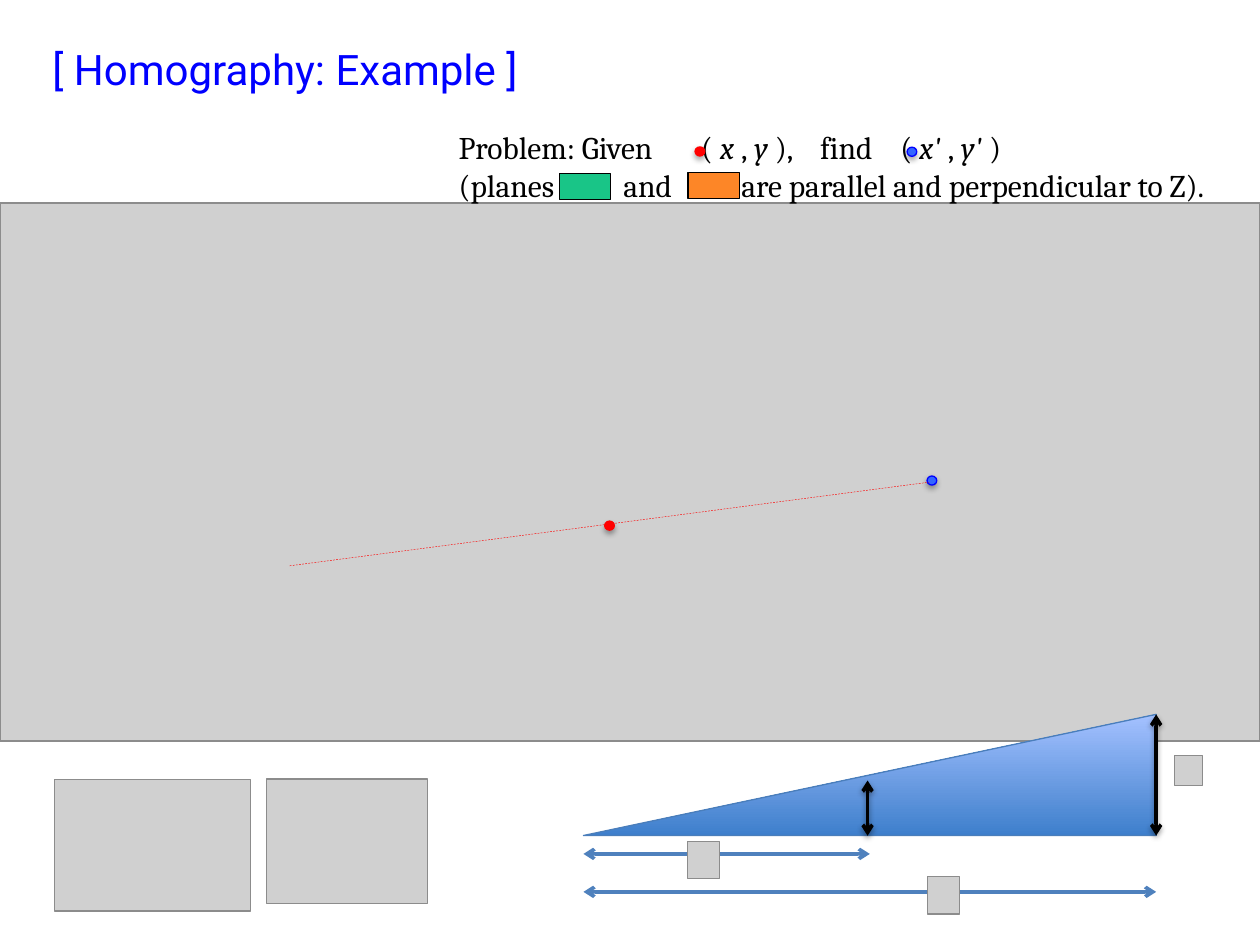
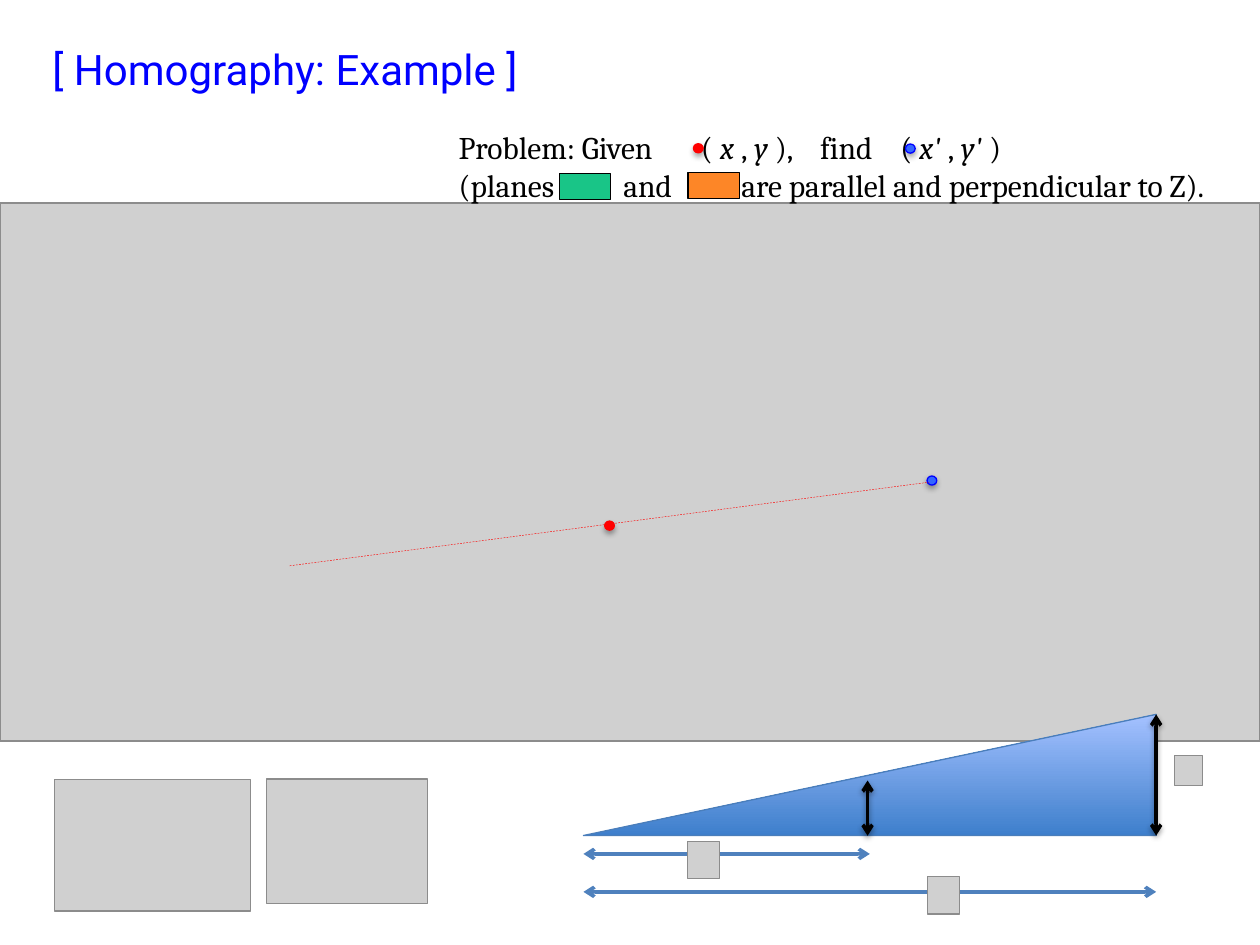
Before and after one commit to domingomery/vision, a slide deck: slide 3 of clases/Cap02_Geometria/presentaciones/CV02_Homography.pptx. Drawn at 1260x945 pixels with LibreOffice and Linux fonts; fonts in the diff are those of the drawing; grey boxes stand for pictures; background and template pictures are left out. Boxes give left, top, right and bottom in pixels: in the first picture for what was removed or moved away, otherwise in the second. Text is boxed around its words. In the diff, an @@ line names an element or a change of style, - is before the commit and + after.

```diff
--- a/clases/Cap02_Geometria/presentaciones/CV02_Homography.pptx
+++ b/clases/Cap02_Geometria/presentaciones/CV02_Homography.pptx
@@ ellipse: place and size @@
-ellipse at box(696, 147, 706, 156)
+ellipse at box(693, 144, 703, 152)
@@ ellipse: place and size @@
-ellipse at box(907, 147, 917, 156)
+ellipse at box(906, 144, 916, 152)
```
Also in this commit, not shown: 1 slide removed, 6 other files.
